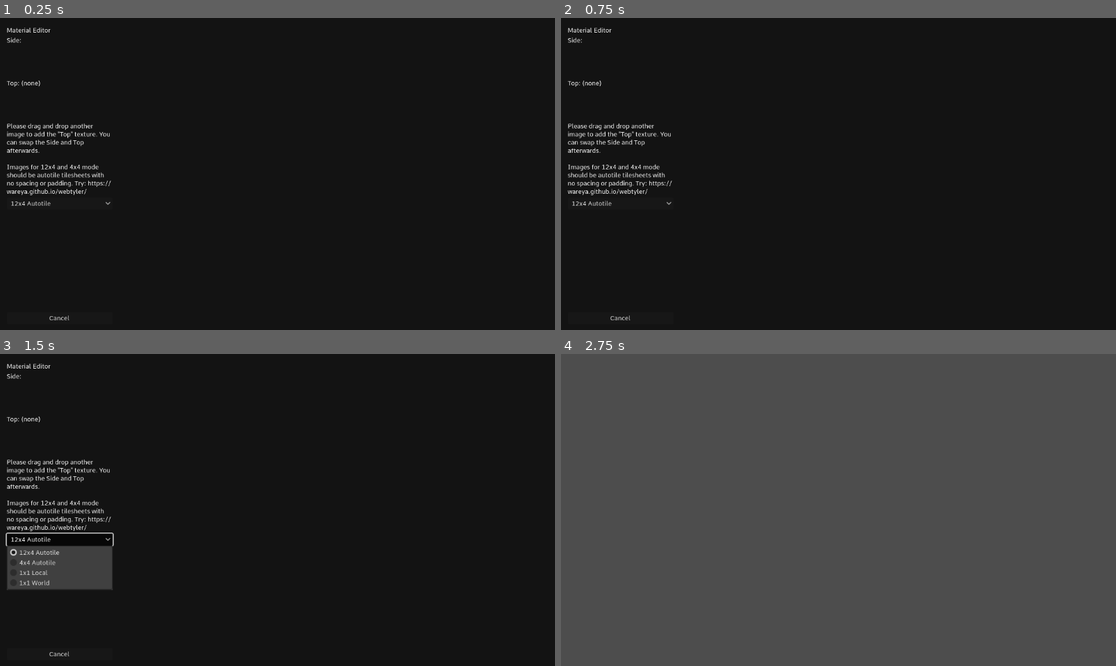
Above: before the commit, frames 1-4 (two rows, left to right).
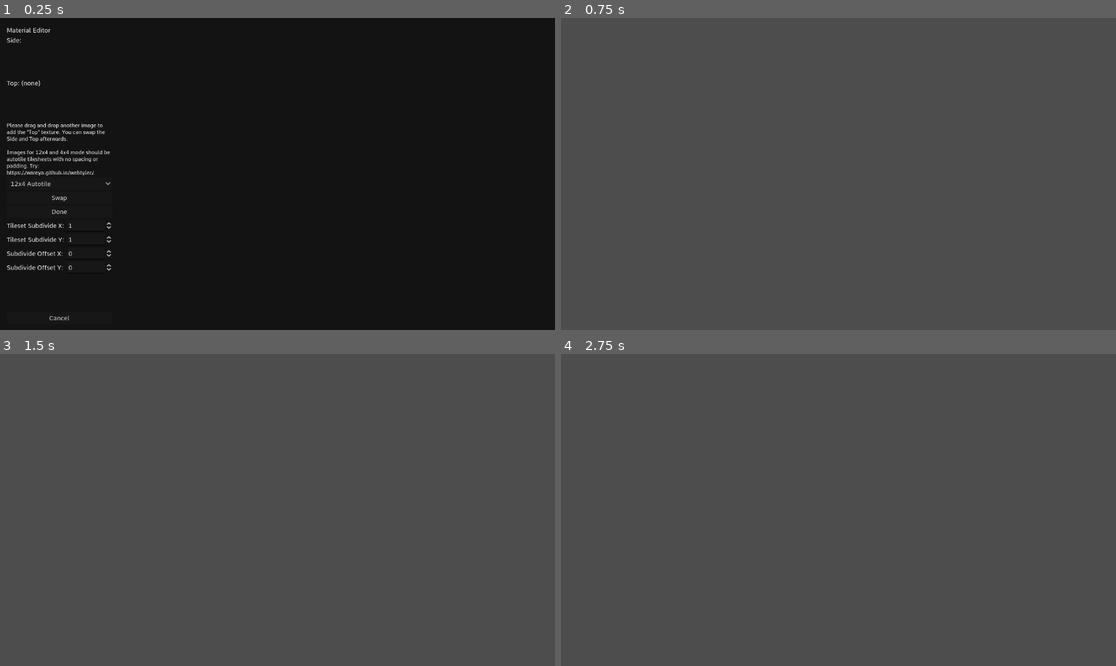
Above: after the commit, the same moments.

Repository: wareya/Voxelscaper
Game: Godot game, scene res://src/MatConfig.tscn
Same seed, same stepped clock (60 frames per second), same inputs: the game is played once before the commit and once after it. This scene is started directly instead of the project's main scene.
Inputs (mouse positions are in pixels of both pictures, inside the frame that each line leads up to):
- Up to frame 1 (0.25 s): no input
- Up to frame 2 (0.75 s): click (622, 211) at 0.5 s, where only the run after the commit has a clickable "Done"
- Up to frame 3 (1.5 s): click (61, 538) at 1.25 s, where only the run before the commit has a clickable "12x4 Autotile"
- Up to frame 4 (2.75 s): click (622, 653) at 2 s, where only the run before the commit has a clickable "Cancel"

The runs differ from the first frame. In frame 1, 2.0% of the frame differs, in the area x 1-21%, y 33-82%; in frame 2, 100%, in the area x 0-100%, y 0-100%; in frame 3, 97%; in frame 4, nothing differs.
Error in both runs: Out of bounds get index '0' (on base: 'Array[Node]') (res://src/Voxels.gd:10)

Commit message:
implement low-distortion meshing

Diff:
--- a/src/MatConfig.tscn
+++ b/src/MatConfig.tscn
@@ -70,10 +70,12 @@
 
 [node name="Richie" type="RichTextLabel" parent="UI/Images"]
 layout_mode = 2
+theme_override_font_sizes/normal_font_size = 11
 bbcode_enabled = true
 text = "Please drag and drop another image to add the \"Top\" texture. You can swap the Side and Top afterwards.
 
-Images for 12x4 and 4x4 mode should be autotile tilesheets with no spacing or padding. Try: https://wareya.github.io/webtyler/"
+Images for 12x4 and 4x4 mode should be autotile tilesheets with no spacing or padding. Try:
+[url]https://wareya.github.io/webtyler/[/url]"
 fit_content = true
 script = SubResource("1")
 
@@ -87,17 +89,14 @@
 layout_mode = 2
 
 [node name="Swap" type="Button" parent="UI/Images"]
-visible = false
 layout_mode = 2
 text = "Swap"
 
 [node name="Done" type="Button" parent="UI/Images"]
-visible = false
 layout_mode = 2
 text = "Done"
 
 [node name="GridContainer" type="GridContainer" parent="UI/Images"]
-visible = false
 layout_mode = 2
 columns = 2
 
--- a/src/MenuBar.gd
+++ b/src/MenuBar.gd
@@ -63,6 +63,12 @@
             window.popup_centered()
     elif which == $Config.get_popup() and id == 1:
         editor.reset_camera()
+    elif which == $Config.get_popup() and id == 2:
+        var idx = which.get_item_index(id)
+        var on = which.is_item_checked(idx)
+        on = !on
+        which.set_item_checked(idx, on)
+        editor.set_low_distortion_meshing(on)
 
 @onready var editor = get_tree().get_nodes_in_group("VoxEditor")[0]
 func _ready():
@@ -92,6 +98,8 @@
     controls_popup.connect("index_pressed", pressed.bind(controls_popup))
 
     var config_popup : PopupMenu = $Config.get_popup()
+    config_popup.hide_on_checkable_item_selection = false
     config_popup.add_item("Configure Lighting & Background", 0)
     config_popup.add_item("Reset Camera", 1)
+    config_popup.add_check_item("Use Low Distortion Meshing", 2)
     config_popup.connect("index_pressed", pressed.bind(config_popup))
--- a/src/Voxels.gd
+++ b/src/Voxels.gd
@@ -683,6 +683,34 @@
     refresh_surface_mapping()
     remesh()
 
+func undistort_array_quads(verts, tex_uvs, normals, indexes):
+    var old_indexes = indexes
+    indexes = PackedInt32Array()
+    var i = 0
+    var face_count = 0
+    while i < verts.size():
+        var a = (verts[i + 0] + verts[i + 3])/2.0
+        var b = (verts[i + 1] + verts[i + 2])/2.0
+        if a.distance_to(b) > 0.1:
+            var vert_sum = verts[i + 0] + verts[i + 1] + verts[i + 2] + verts[i + 3]
+            verts.insert(i + 4, vert_sum / 4.0)
+            var uv_sum = tex_uvs[i + 0] + tex_uvs[i + 1] + tex_uvs[i + 2] + tex_uvs[i + 3]
+            tex_uvs.insert(i + 4, uv_sum / 4.0)
+            var normal_sum = normals[i + 0] + normals[i + 1] + normals[i + 2] + normals[i + 3]
+            normals.insert(i + 4, (normal_sum / 4.0).normalized())
+            for v in [[0, 1, 4], [1, 3, 4], [3, 2, 4], [2, 0, 4]]:
+                indexes.push_back(i + v[0])
+                indexes.push_back(i + v[1])
+                indexes.push_back(i + v[2])
+            i += 5
+        else:
+            var diff = i - face_count*4
+            for j in 6:
+                indexes.push_back(old_indexes[face_count*6 + j] + diff)
+            i += 4
+        face_count += 1
+    return indexes
+
 func add_decals(mesh):
     for mat in decals_by_mat.keys():
         var texture = mat.tex
@@ -760,6 +788,9 @@
 
             for i in order:
                 indexes.push_back(i + index_base)
+
+        if editor.low_distortion_meshing:
+            indexes = undistort_array_quads(verts, tex_uvs, normals, indexes)
 
         var arrays = []
         arrays.resize(Mesh.ARRAY_MAX)
@@ -1130,6 +1161,9 @@
 
         var end = Time.get_ticks_usec()
 
+        if editor.low_distortion_meshing:
+            indexes = undistort_array_quads(verts, tex_uvs, normals, indexes)
+
         var arrays = []
         arrays.resize(Mesh.ARRAY_MAX)
         arrays[Mesh.ARRAY_VERTEX] = verts
--- a/src/World.gd
+++ b/src/World.gd
@@ -10,6 +10,12 @@
 # - background color setting
 # - 1:1 pixel screenshot mode (orthographic, isometric)
 # - importing real meshes somehow maybe?
+
+var low_distortion_meshing : bool = false
+func set_low_distortion_meshing(new_val : bool):
+    low_distortion_meshing = new_val
+    $Voxels.full_remesh()
+    $VertEditPanel/Frame/VertEditViewport/Voxel.full_remesh()
 
 class VoxMat extends RefCounted:
     enum TileMode {
